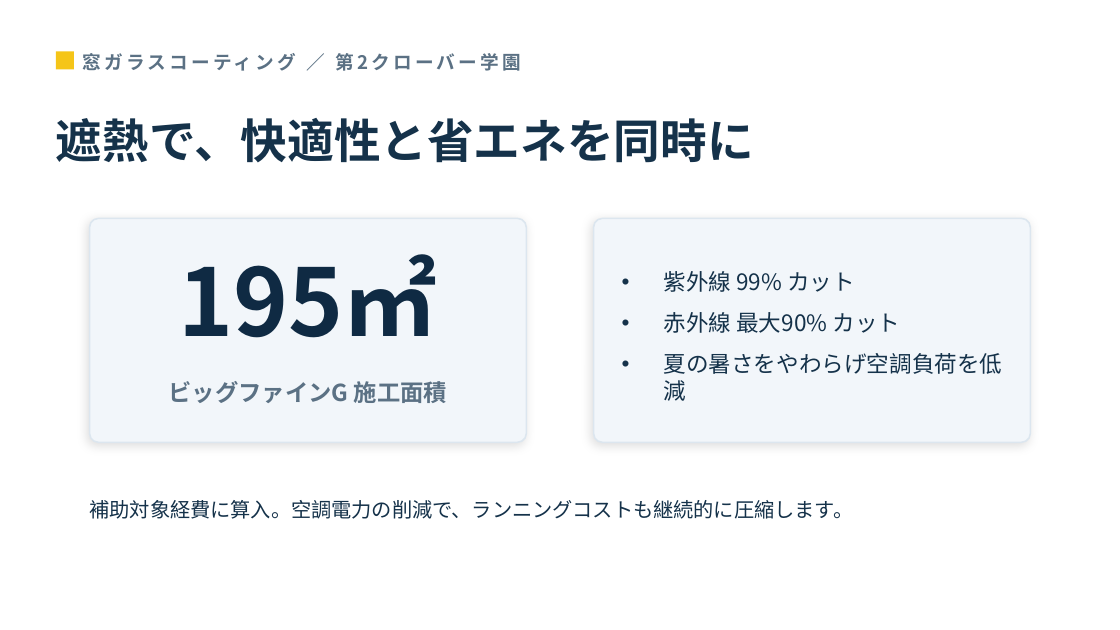
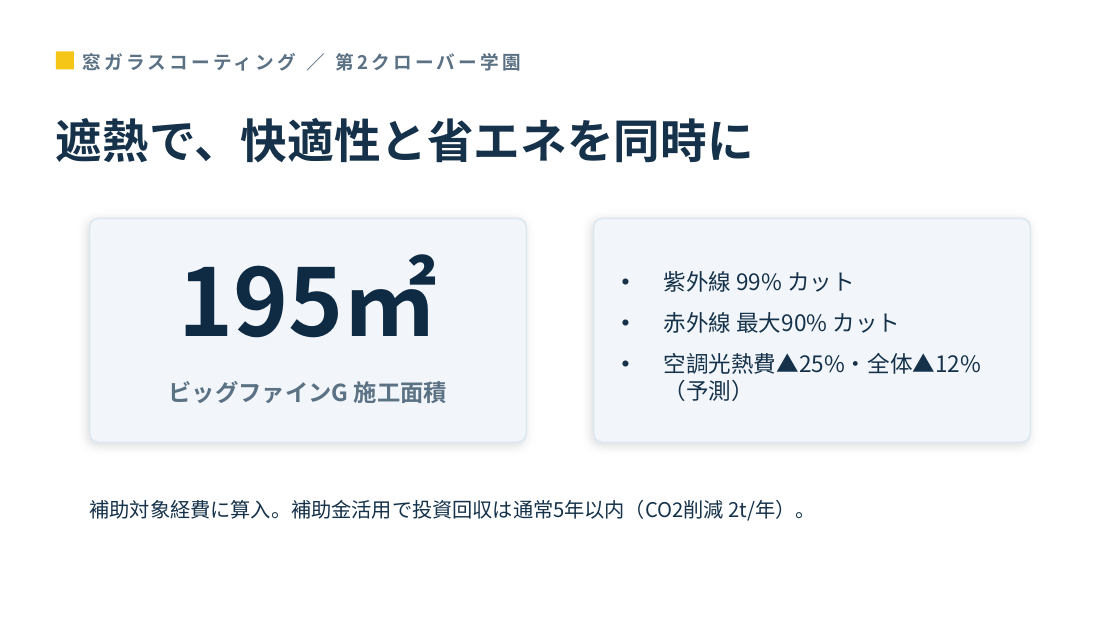
Before and after one commit to t-terasaki-beep/syscom-sustainashield, a slide deck: slide 5 of proposals/clover-gakuen/proposal_IRR.pptx. Drawn at 1120x630 pixels with LibreOffice and Linux fonts; fonts in the diff are those of the drawing. Boxes give left, top, right and bottom in pixels: in the first picture for what was removed or moved away, otherwise in the second. Text is boxed around its words. In the diff, an @@ line names an element or a change of style, - is before the commit and + after.

```diff
--- a/proposals/clover-gakuen/proposal_IRR.pptx
+++ b/proposals/clover-gakuen/proposal_IRR.pptx
@@ text at bbox=[664, 353, 982, 401]: text changed @@
-• 夏の暑さをやわらげ空調負荷を低減
+• 空調光熱費▲25%・全体▲12%（予測）
@@ text at bbox=[90, 500, 815, 521]: text changed @@
-補助対象経費に算入。空調電力の削減で、ランニングコストも継続的に圧縮します。
+補助対象経費に算入。補助金活用で投資回収は通常5年以内（CO2削減 2t/年）。
```
Also in this commit, not shown: 7 other slides changed, 11 other files.
